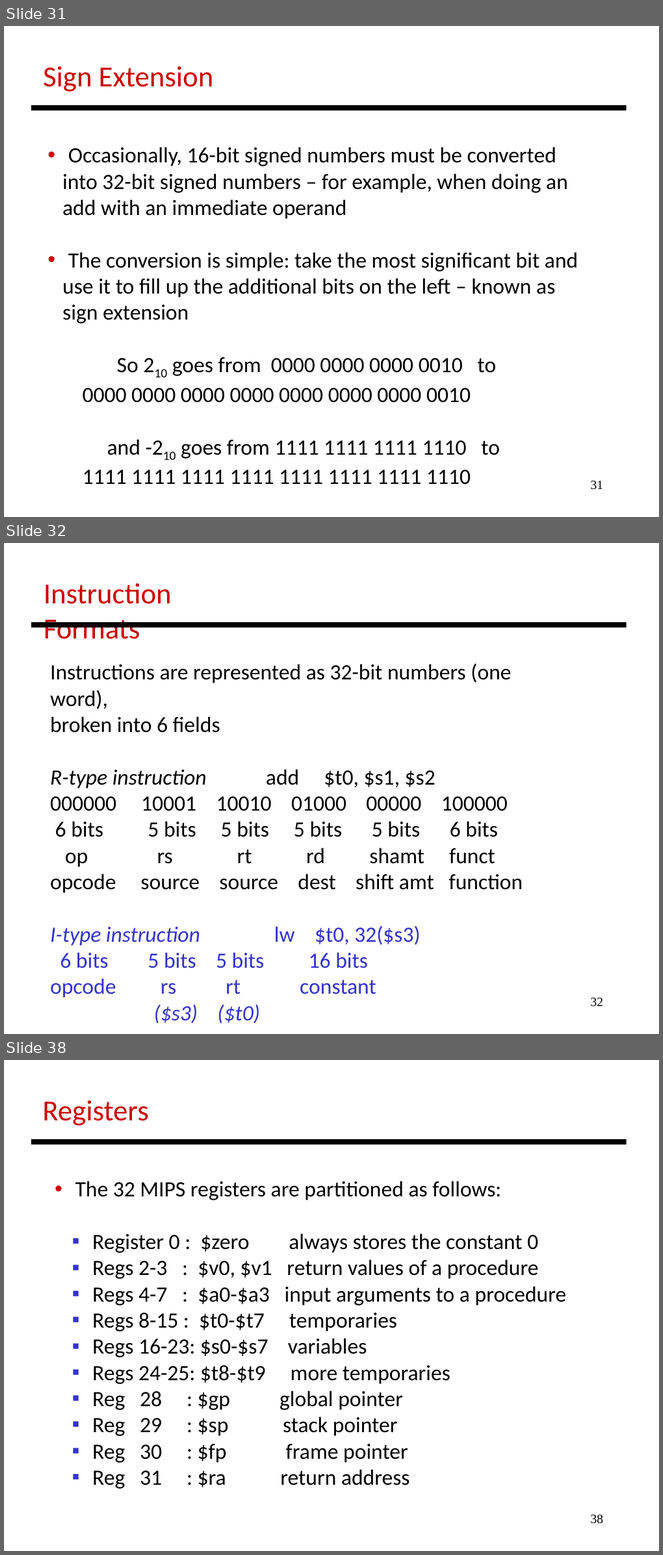
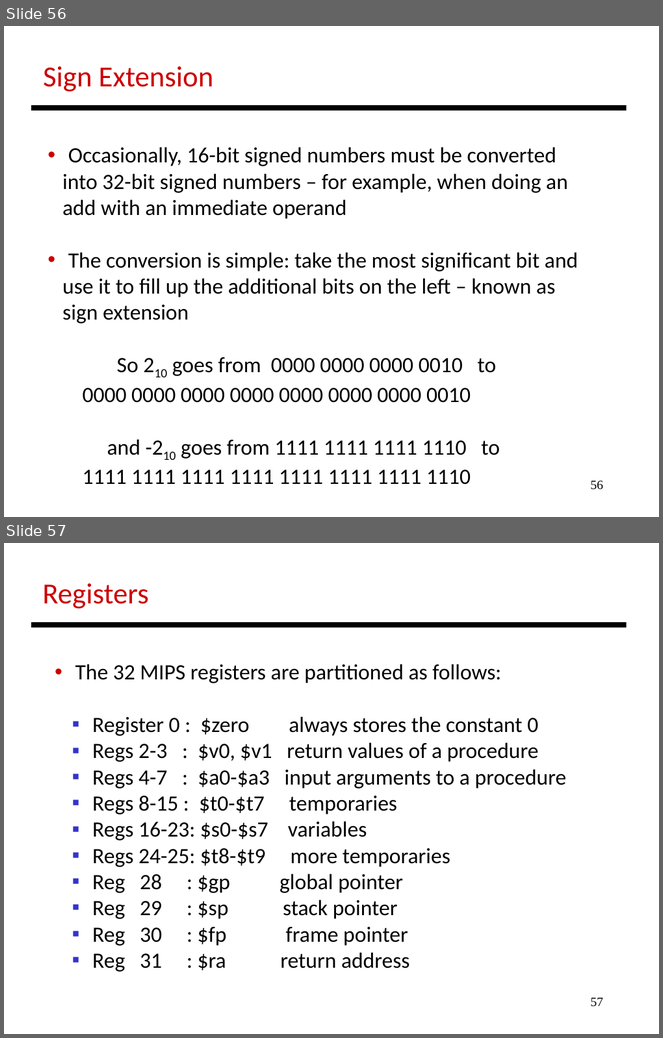
Before and after one commit to antonburtsev/cs3810, a slide deck: lectures/lecture04-mips/lecture-04-mips.odp. Shown one above the other, each under a label of ours: slides 31, 32 and 38 before the commit, slides 56 and 57 after it; the slides between them are not shown. The pictures are 663x1555 and 663x1038 pixels, drawn with LibreOffice and Linux fonts; fonts in the diff are those of the drawing. Boxes give left, top, right and bottom in pixels: in the first picture for what was removed or moved away, otherwise in the second. Text is boxed around its words. In the diff, an @@ line names an element or a change of style, - is before the commit and + after.

Commit message:
Add more to lecture 04 - instruction encoding, control instructions

```diff
--- a/lectures/lecture04-mips/lecture-04-mips.odp
+++ b/lectures/lecture04-mips/lecture-04-mips.odp
@@ slide 32 removed at box(4, 543, 659, 1034), background #FFFFFF @@
@@ text removed at box(44, 583, 172, 639) @@
-Instruction Formats
@@ line removed from (31, 625) to (627, 625) @@
@@ text removed at box(50, 663, 523, 998) @@
-Instructions are represented as 32-bit numbers (one word),
-broken into 6 fields
-R-type instruction add $t0, $s1, $s2
-000000 10001 10010 01000 00000 100000
-6 bits 5 bits 5 bits 5 bits 5 bits 6 bits
-op rs rt rd shamt funct
-opcode source source dest shift amt function
-I-type instruction lw $t0, 32($s3)
-6 bits 5 bits 5 bits 16 bits
-opcode rs rt constant
-($s3) ($t0)
@@ page number removed at box(591, 998, 604, 1007) @@
-32
@@ what was slide 31 is now slide 56 @@
@@ page number at box(591, 481, 604, 490): text changed @@
-31
+56
@@ what was slide 38 is now slide 57 @@
@@ page number at box(591, 998, 604, 1007): text changed @@
-38
+57
```
Also in this commit, not shown: 1 slide changed, 24 slides added, 4 other slides removed, 3 other files.
